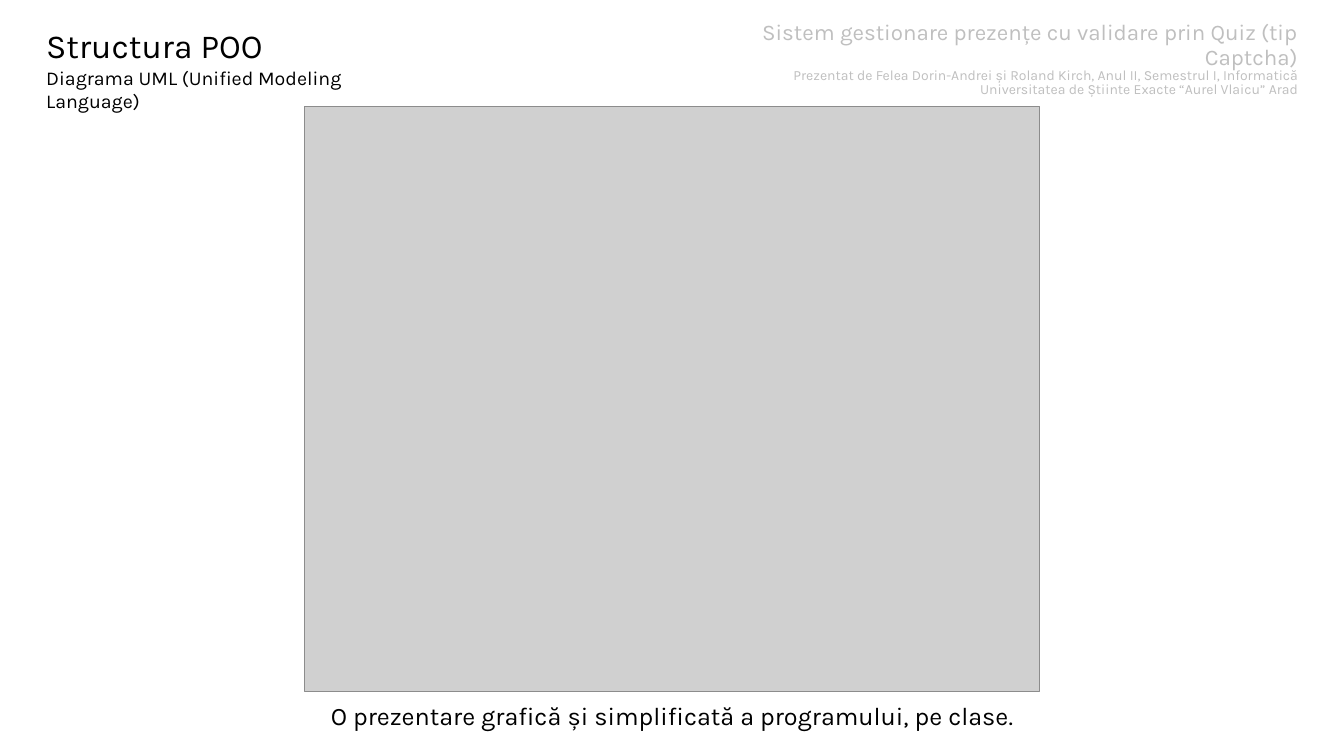
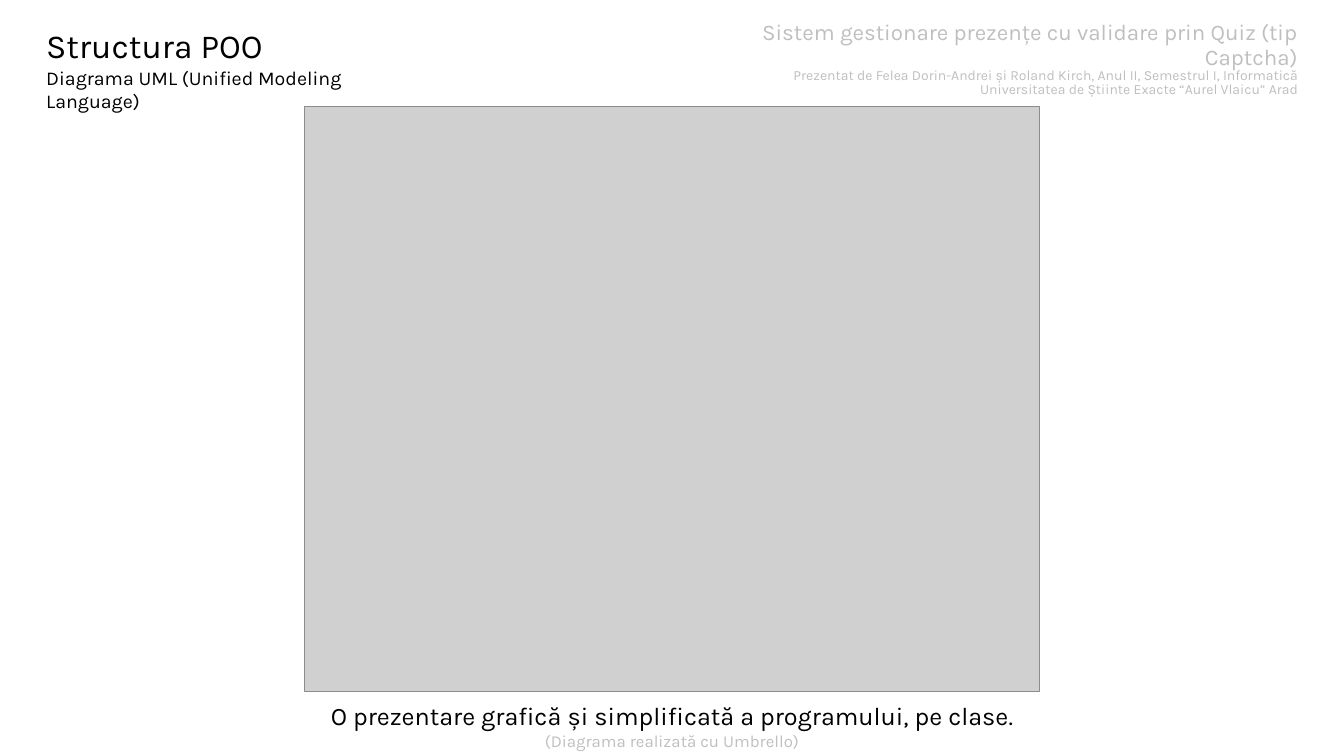
Before and after one commit to averageMelons/javaPrezentUI, a slide deck: slide 8 of ppt.pptx. Drawn at 1344x756 pixels with LibreOffice and Linux fonts; fonts in the diff are those of the drawing; grey boxes stand for pictures. Boxes give left, top, right and bottom in pixels: in the first picture for what was removed or moved away, otherwise in the second. Text is boxed around its words. In the diff, an @@ line names an element or a change of style, - is before the commit and + after.

```diff
--- a/ppt.pptx
+++ b/ppt.pptx
@@ text at box(545, 735, 799, 751): paragraph added @@
+(Diagrama realizată cu Umbrello)
```
Also in this commit, not shown: 1 other slide changed.
